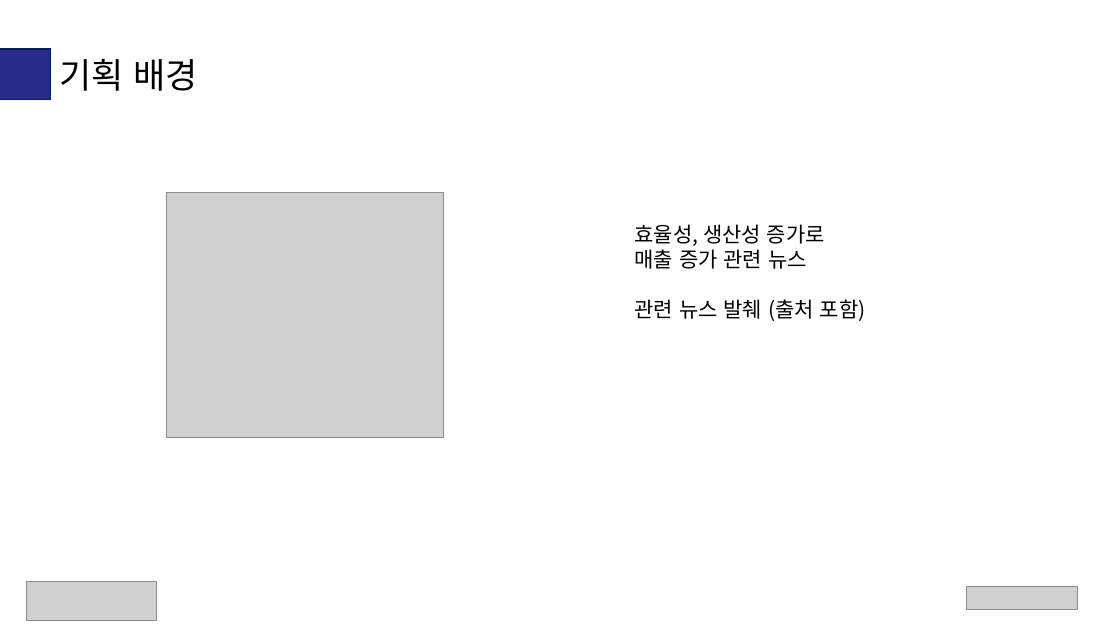
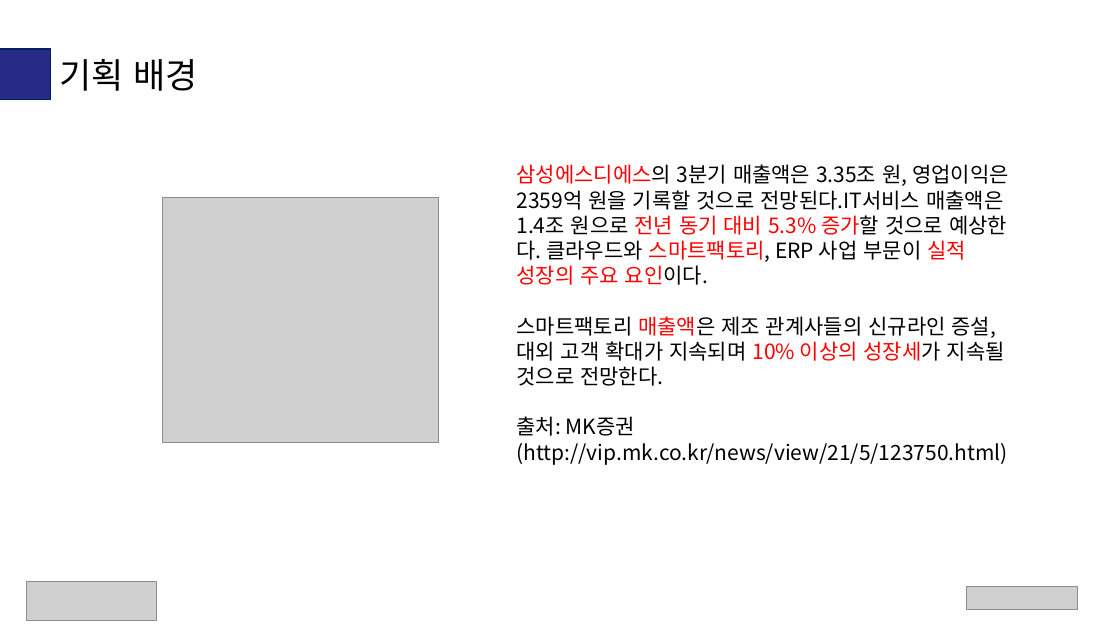
Before and after one commit to ANU-SmartFactory2021/ANU-SmartFactory2021, a slide deck: slide 8 of doc/02. 프로젝트 구현 자료/비전이동(2조)발표자료.pptx. Drawn at 1120x630 pixels with LibreOffice and Linux fonts; fonts in the diff are those of the drawing; grey boxes stand for pictures. Boxes give left, top, right and bottom in pixels: in the first picture for what was removed or moved away, otherwise in the second. Text is boxed around its words. In the diff, an @@ line names an element or a change of style, - is before the commit and + after.

Commit message:
서버 주석 추가 및 ppt 뉴스 삽입

```diff
--- a/doc/02. 프로젝트 구현 자료/비전이동(2조)발표자료.pptx
+++ b/doc/02. 프로젝트 구현 자료/비전이동(2조)발표자료.pptx
@@ text added at bbox=[516, 164, 1009, 465], 18 pt, text #000000 @@
+삼성에스디에스의 3분기 매출액은 3.35조 원, 영업이익은 2359억 원을 기록할 것으로 전망된다.IT서비스 매출액은 1.4조 원으로 전년 동기 대비 5.3% 증가할 것으로 예상한다. 클라우드와 스마트팩토리, ERP 사업 부문이 실적 성장의 주요 요인이다.
+스마트팩토리 매출액은 제조 관계사들의 신규라인 증설, 대외 고객 확대가 지속되며 10% 이상의 성장세가 지속될 것으로 전망한다.
+출처: MK증권
+(http://vip.mk.co.kr/news/view/21/5/123750.html)
@@ picture: place and size @@
-picture at bbox=[167, 192, 444, 437]
+picture at bbox=[162, 197, 439, 442]
@@ text removed at bbox=[634, 224, 866, 321] @@
-효율성, 생산성 증가로
-매출 증가 관련 뉴스
-관련 뉴스 발췌 (출처 포함)
```
Also in this commit, not shown: 9 other slides changed, 2 other files.
